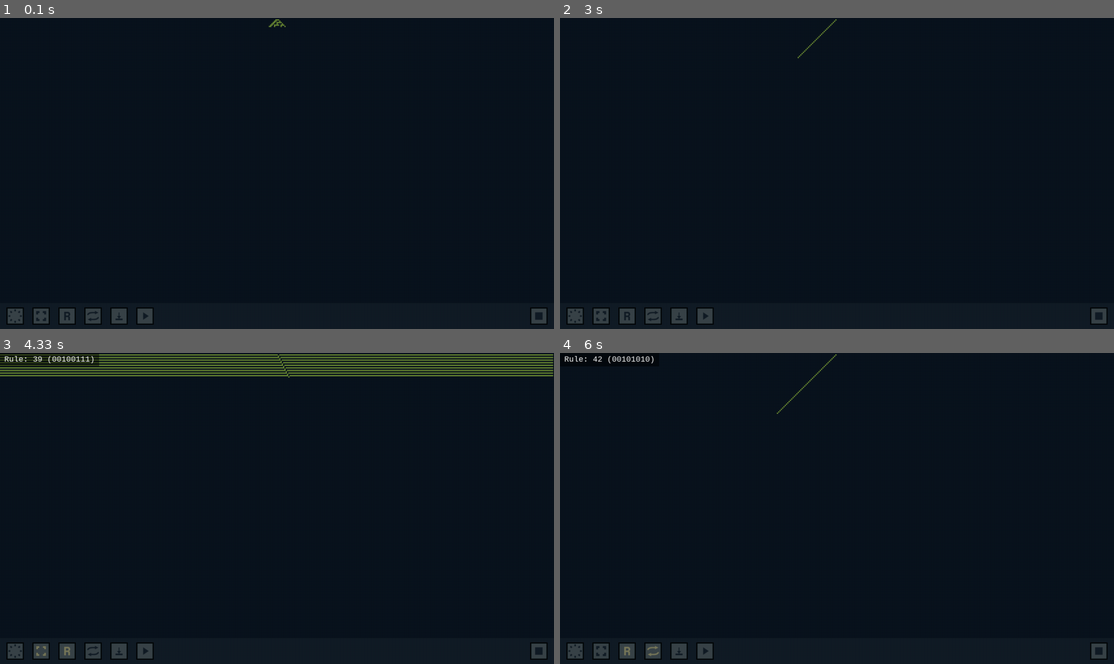
Above: before the commit, frames 1-4 (two rows, left to right).
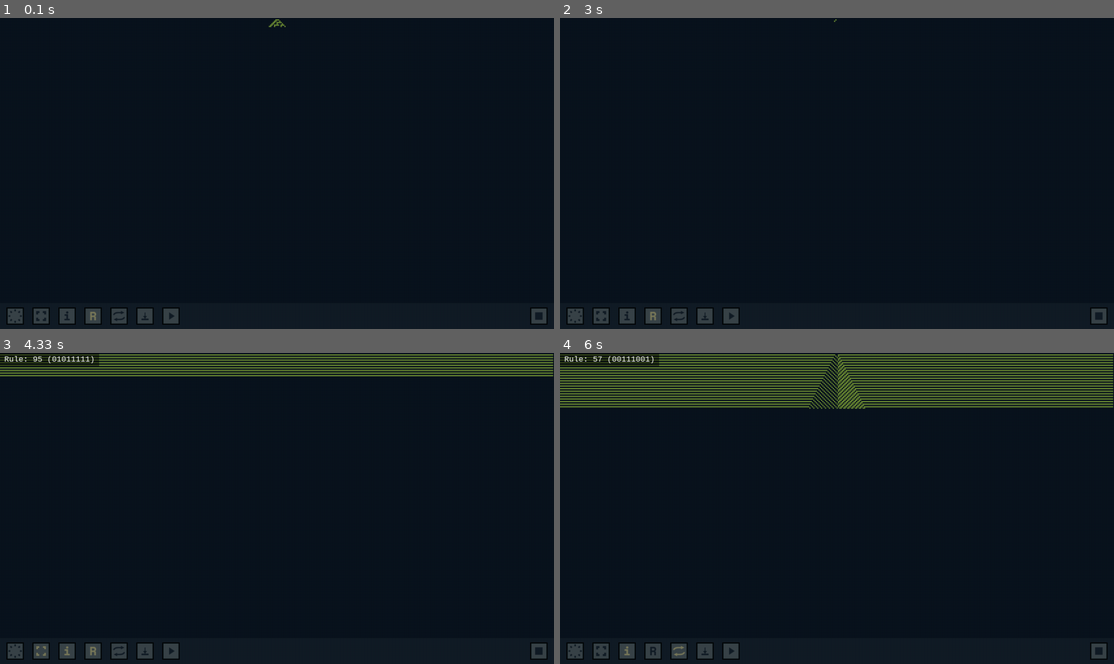
Above: after the commit, the same moments.

Repository: Dyretna/ca_simulator
Game: pygame game, started from run.py
Two runs of this game, one before a commit and one after it. Both use one fixed random seed, a clock stepped at 60 frames per second and the inputs below.
Inputs (mouse positions are in pixels of both pictures, inside the frame that each line leads up to):
- Up to frame 1 (0.1 s): no input
- Up to frame 2 (3 s): hold R 0.33-0.87 s; hold A 0.33-0.87 s; move the mouse to (814, 185) at 0.37 s; hold A 0.9-1.43 s; move the mouse to (704, 176) at 0.93 s; tap Space at 0.97, 1.27, 2.2, 2.5 s; tap F at 1.05, 2.28 s; press the mouse at (903, 201) at 1.5 s; move the mouse to (798, 129) at 1.6 s; release the mouse at (692, 58) at 1.73 s; hold A 2.13-2.53 s; move the mouse to (809, 254) at 2.17 s; hold R from 2.97 s (still down); hold A from 2.97 s (still down)
- Up to frame 3 (4.33 s): move the mouse to (199, 443) at 3 s; tap Space at 3.03, 3.33, 3.53, 3.83, 4.03 s; release R at 3.43 s; release A at 3.43 s; hold A 3.47-3.93 s; move the mouse to (421, 480) at 3.5 s; tap F at 3.62 s; hold A from 3.97 s (still down); move the mouse to (448, 502) at 4 s; tap I at 4.12 s
- Up to frame 4 (6 s): tap Space at 4.33, 4.93, 5.23 s; release A at 4.5 s; hold A 4.87-5.27 s; move the mouse to (632, 499) at 4.9 s; tap F at 5.02 s; tap R at 5.3 s

The runs differ from the first frame. In frame 1, 0.2% of the frame differs, in the area x 11-33%, y 93-99%; in frame 2, 0.3%; in frame 3, 0.3%; in frame 4, 11%, in the area x 0-100%, y 0-99%.

Commit message:
Refactor: update engine flags + expand settings + decouple settings_screen
- renamed generation mode flag: in_order -> random
- renamed engine check: needs_reset() -> simulation_done()

- added new settings options + controller callbacks:
  - autorun
  - fullscreen
  - random mode
  - info overlay

- decoupled settings_screen from runner:
  now receives (config, controller) instead of runner

- renamed show_rulebox -> show_info for info overlay
- R icon now represents random mode
- added 'i' icon for info overlay on the UI bar

Diff:
--- a/src/pygame_automata/config.py
+++ b/src/pygame_automata/config.py
@@ -22,7 +22,7 @@
 class EngineSettings:
     bit_size: int = 8
     cell_size: int = 3
-    in_order: bool = True
+    random_gen: bool = True
     post_sim_pause_ms: int = 1000
 
 
--- a/src/pygame_automata/core/ca_engine.py
+++ b/src/pygame_automata/core/ca_engine.py
@@ -10,12 +10,12 @@
         ruleset_code: int,
         width: int,
         cell_size: int,
-        in_order: bool,
+        random: bool,
     ):
         self.bit_size: int = bit_size
         self.ruleset: RulesetBase = get_ruleset(bit_size)
         self.ruleset_code = ruleset_code
-        self.in_order = in_order
+        self.random = random
 
         self.width = width
         self.cell_size = cell_size
@@ -36,7 +36,7 @@
         self.generation += 1
         return self.cells
 
-    def needs_reset(self, height: int) -> bool:
+    def simulation_done(self, height: int) -> bool:
         """Check if we reached bottom of screen."""
 
         return (self.generation * self.cell_size) >= height
@@ -44,10 +44,10 @@
     def reset(self):
         """Reset simulation and pick next rule."""
 
-        if self.in_order:
+        if self.random:
+            self.ruleset_code = random.randint(0, self.max_rule)
+        else:
             self.ruleset_code = (self.ruleset_code + 1) & self.max_rule
-        else:
-            self.ruleset_code = random.randint(0, self.max_rule)
 
         self.rules = self.ruleset.decode_ruleset(self.ruleset_code)
         self.generation = 0
--- a/src/pygame_automata/pygame_runner.py
+++ b/src/pygame_automata/pygame_runner.py
@@ -10,7 +10,7 @@
 post-simulation phase that allows saving, pausing, or restarting the
 simulation without interrupting an active run.
 
-The runner also supports a fullscreen settings overlay (SettingsScreen)
+The runner also supports a settings overlay (SettingsScreen)
 that allows the user to modify core configuration parameters such as
 resolution, bit-size, cell size, and update mode. When the settings
 screen is active, the normal simulation loop is suspended visually and
@@ -69,7 +69,7 @@
             ruleset_code=self.ruleset_code,
             width=self.config.display.width,
             cell_size=self.config.engine.cell_size,
-            in_order=self.config.engine.in_order,
+            random=self.config.engine.random_gen,
         )
 
         self._initialize_pygame()
@@ -80,7 +80,7 @@
         # views
         self.ca_screen = CAScreen(self)
         self.ui_bar = UIBar(self)
-        self.settings_screen = SettingsScreen(self)
+        self.settings_screen = SettingsScreen(self.config, self.controller)
 
     # ------------------------------------------------------------------
     # Main loop
@@ -115,7 +115,7 @@
                 self._draw_generation(cells)
 
                 # reset when full
-                if self.engine.needs_reset(self.config.display.height):
+                if self.engine.simulation_done(self.config.display.height):
                     if self._handle_post_sim():
                         # autorun OFF -> freeze on final frame
                         continue
@@ -163,7 +163,7 @@
             cell_size=self.config.engine.cell_size,
             bit_size=self.config.engine.bit_size,
             ruleset_code=self.ruleset_code,
-            in_order=self.config.engine.in_order,
+            random=self.config.engine.random_gen,
         )
 
         self._initialize_pygame()
@@ -232,10 +232,9 @@
 
     def _initialize_pygame(self):
         # recreate display
+        res = (self.config.display.width, self.config.display.height)
         flags = pygame.FULLSCREEN if self.config.display.fullscreen else 0
-        self.screen = pygame.display.set_mode(
-            (self.config.display.width, self.config.display.height), flags
-        )
+        self.screen = pygame.display.set_mode(res, flags)
 
         # recreate CA surface
         self.ca_surface = pygame.Surface(
--- a/src/pygame_automata/ui/controller.py
+++ b/src/pygame_automata/ui/controller.py
@@ -76,25 +76,34 @@
         """
         if key == pygame.K_ESCAPE:
             self.runner.stop()
+        elif key == pygame.K_SPACE:
+            self.runner.play()
         elif key == pygame.K_a:
             self.toggle_autorun()
-        elif key == pygame.K_s:
-            self.toggle_save()
         elif key == pygame.K_f:
             self.toggle_fullscreen()
         elif key == pygame.K_i:
             self.toggle_info()
-        elif key == pygame.K_SPACE:
-            self.runner.play()
+        elif key == pygame.K_r:
+            self.toggle_random_mode()
+        elif key == pygame.K_s:
+            self.toggle_save()
 
     # ------------------------------------------------------------
     # Callbacks
     # ------------------------------------------------------------
+    def apply_changes(self):
+        """Called from settings"""
+        self.runner.update_settings()
+        print("Display or Engine Updated")
 
     # --- Setters ---
     def set_resolution(self, w, h):
         self.config.display.width = w
         self.config.display.height = h
+
+    def set_fullscreen(self, fs):
+        self.config.display.fullscreen = fs
 
     def set_ruleset(self, b):
         self.config.engine.bit_size = b
@@ -102,8 +111,14 @@
     def set_cellsize(self, cs):
         self.config.engine.cell_size = cs
 
-    def set_gen_mode(self, m):
-        self.config.engine.in_order = m == "In Order"
+    def set_random_mode(self, m):
+        self.config.engine.random_gen = m
+
+    def set_autorun(self, ar):
+        self.config.general.auto_run = ar
+
+    def set_info(self, inf):
+        self.config.general.show_info = inf
 
     # --- Toggles ---
     def toggle_save(self) -> None:
@@ -111,14 +126,18 @@
         self.save_flag = not self.save_flag
 
     def toggle_autorun(self) -> None:
-        """Toggle simulation pause."""
         self.config.general.auto_run = not self.config.general.auto_run
 
     def toggle_fullscreen(self) -> None:
-        """Toggle fullscreen mode."""
         self.config.display.fullscreen = not self.config.display.fullscreen
-        pygame.display.toggle_fullscreen()
+        res = (self.config.display.width, self.config.display.height)
+        flags = pygame.FULLSCREEN if self.config.display.fullscreen else 0
+        pygame.display.set_mode(res, flags)
 
     def toggle_info(self) -> None:
-        """Toggle rulebox overlay."""
+        """Toggle information overlay."""
         self.config.general.show_info = not self.config.general.show_info
+
+    def toggle_random_mode(self) -> None:
+        self.config.engine.random_gen = not self.config.engine.random_gen
+        self.apply_changes()
--- a/src/pygame_automata/ui/views/settings_screen.py
+++ b/src/pygame_automata/ui/views/settings_screen.py
@@ -12,14 +12,14 @@
 from ..button import TextButton, TextButtonRow
 
 if TYPE_CHECKING:
-    from pygame_automata.pygame_runner import PygameRunner
+    from pygame_automata.config import Config
     from pygame_automata.ui.controller import Controller
 
 
 class SettingsScreen:
-    def __init__(self, runner: "PygameRunner"):
-        self.runner = runner
-        self.controller: "Controller" = self.runner.controller
+    def __init__(self, config: "Config", controller: "Controller"):
+        self.config = config
+        self.controller = controller
         self.active = False
 
         # fonts
@@ -119,7 +119,7 @@
     # ------------------------------------------------------------
     def _build_panel(self):
         """Compute panel geometry."""
-        w, h = self.runner.screen.get_size()
+        w, h = pygame.display.get_window_size()
         self.panel_w = int(w * 0.6)
         self.panel_h = int(h * 0.6)
         self.panel_x = (w - self.panel_w) // 2
@@ -133,21 +133,12 @@
     def _build_rows(self):
         """Create ButtonRow objects for each setting."""
 
-        # selectable options
-        self.resolutions = [(1280, 720), (1920, 1080)]
-        self.ruleset_sizes = [8, 16, 32, 64]
-        self.cell_sizes = list(range(1, 11))
-        self.generation_in_order = [True, False]
-
         padding = 80
         row_size = 40
 
         res_row = TextButtonRow(padding, padding, "Resolution")
-        for w, h in self.resolutions:
-            active = (
-                w == self.runner.config.display.width
-                and h == self.runner.config.display.height
-            )
+        for w, h in [(1280, 720), (1920, 1080)]:
+            active = w == self.config.display.width and h == self.config.display.height
             res_row.add(
                 f"{w}x{h}",
                 lambda w=w, h=h: self.controller.set_resolution(w, h),
@@ -155,28 +146,58 @@
             )
 
         y = row_size
+        fs_row = TextButtonRow(padding, padding + y, "Fullscreen")
+        for fs in [True, False]:
+            active = self.config.display.fullscreen == fs
+            fs_row.add(
+                "ON" if fs else "OFF",
+                lambda fs=fs: self.controller.set_fullscreen(fs),
+                active,
+            )
+
+        y += row_size
         rss_row = TextButtonRow(padding, padding + y, "Ruleset Size")
-        for b in self.ruleset_sizes:
-            active = self.runner.config.engine.bit_size == b
+        for b in [8, 16, 32, 64]:
+            active = self.config.engine.bit_size == b
             rss_row.add(str(b), lambda b=b: self.controller.set_ruleset(b), active)
 
         y += row_size
         cs_row = TextButtonRow(padding, padding + y, "Cell Size")
-        for cs in self.cell_sizes:
-            active = self.runner.config.engine.cell_size == cs
+        for cs in list(range(1, 11)):
+            active = self.config.engine.cell_size == cs
             cs_row.add(str(cs), lambda cs=cs: self.controller.set_cellsize(cs), active)
 
         y += row_size
-        mode_row = TextButtonRow(padding, padding + y, "CA Generation Mode")
-        for mode in self.generation_in_order:
-            active = self.runner.config.engine.in_order == mode
+        mode_row = TextButtonRow(padding, padding + y, "Random Mode")
+        for mode in [True, False]:
+            active = self.config.engine.random_gen == mode
             mode_row.add(
-                "In Order" if mode else "Random",
-                lambda mode=mode: self.controller.set_gen_mode(mode),
-                active,
-            )
-
-        self.rows = [res_row, rss_row, cs_row, mode_row]
+                "ON" if mode else "OFF",
+                lambda mode=mode: self.controller.set_random_mode(mode),
+                active,
+            )
+
+        y += row_size
+        ar_row = TextButtonRow(padding, padding + y, "AutoRun")
+        for ar in [True, False]:
+            active = self.config.general.auto_run == ar
+            ar_row.add(
+                "ON" if ar else "OFF",
+                lambda ar=ar: self.controller.set_autorun(ar),
+                active,
+            )
+
+        y += row_size
+        info_row = TextButtonRow(padding, padding + y, "Info Overlay")
+        for inf in [True, False]:
+            active = self.config.general.show_info == inf
+            info_row.add(
+                "ON" if inf else "OFF",
+                lambda inf=inf: self.controller.set_info(inf),
+                active,
+            )
+
+        self.rows = [res_row, fs_row, rss_row, cs_row, mode_row, ar_row, info_row]
 
     def _build_apply_btn(self):
         btn_y = self.panel_y + self.panel_h - 60
@@ -204,5 +225,5 @@
         )
 
     def _apply_changes(self):
-        self.runner.update_settings()
+        self.controller.apply_changes()
         self.hide()
--- a/src/pygame_automata/ui/views/ui_bar.py
+++ b/src/pygame_automata/ui/views/ui_bar.py
@@ -100,7 +100,6 @@
             icon_path = self.runner.config.paths.assets_dir / icon
             self.buttons.append(IconButton(*pos, icon_path, func, active))
 
-        # settings - bool
         add(
             "icon_settings.png",
             start,
@@ -108,7 +107,6 @@
             active=lambda: self.runner.settings_screen.is_active(),
         )
 
-        # fullscreen - bool
         start += 60
         add(
             "icon_fullscreen.png",
@@ -117,16 +115,22 @@
             active=lambda: self.runner.config.display.fullscreen,
         )
 
-        # show rulebox - bool
         start += 60
         add(
-            "icon_R.png",
+            "icon_i.png",
             start,
             self.controller.toggle_info,
             active=lambda: self.runner.config.general.show_info,
         )
 
-        # autorun - bool
+        start += 60
+        add(
+            "icon_R.png",
+            start,
+            self.controller.toggle_random_mode,
+            active=lambda: self.runner.config.engine.random_gen,
+        )
+
         start += 60
         add(
             "icon_autorun.png",
@@ -135,7 +139,6 @@
             active=lambda: self.runner.config.general.auto_run,
         )
 
-        # save
         start += 60
         add(
             "icon_save.png",
@@ -144,9 +147,7 @@
             active=lambda: self.runner.save_flag,
         )
 
-        # play
         start += 60
         add("icon_play.png", start, self.runner.play)
 
-        # stop (exit)
         add("icon_stop.png", self.runner.config.display.width - 60, self.runner.stop)
Binary file added: assets/icon_i.png
